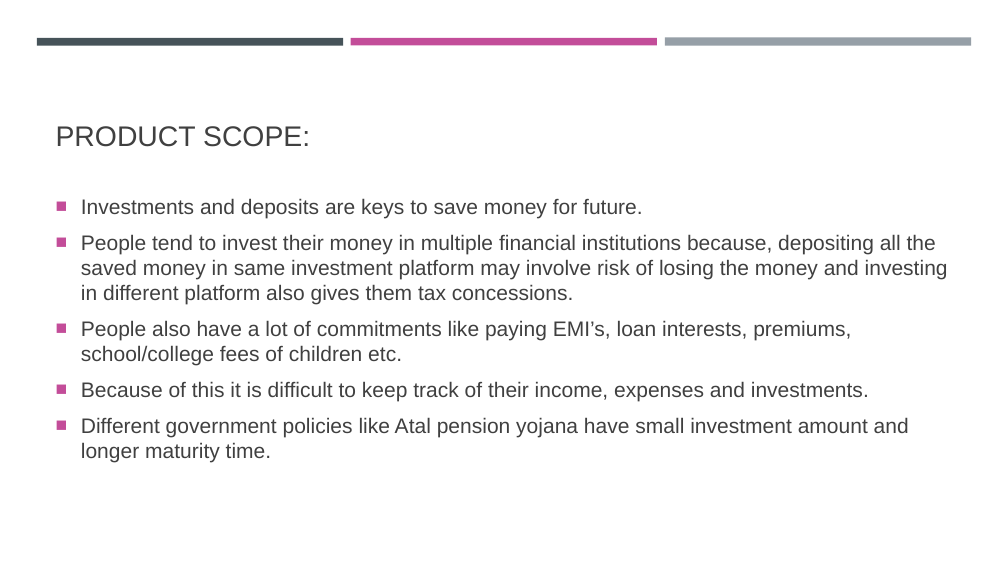
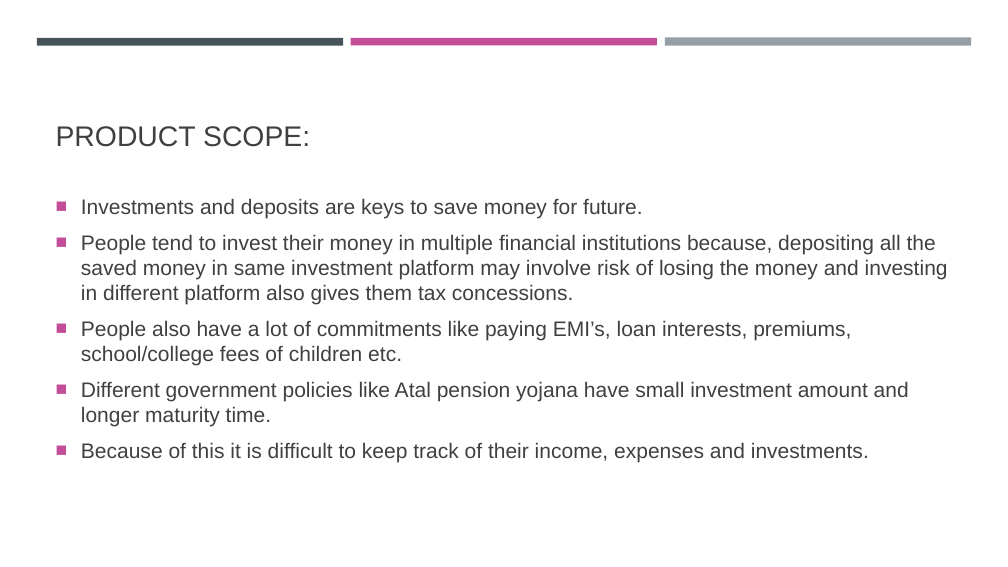
Before and after one commit to ssathyanaray2/Payment_Tracker, a slide deck: slide 2 of finalppt.pptx. Drawn at 1008x567 pixels with LibreOffice and Linux fonts; fonts in the diff are those of the drawing. Boxes give left, top, right and bottom in pixels: in the first picture for what was removed or moved away, otherwise in the second. Text is boxed around its words. In the diff, an @@ line names an element or a change of style, - is before the commit and + after.

```diff
--- a/finalppt.pptx
+++ b/finalppt.pptx
@@ text at [81, 381, 909, 427]: paragraph added @@
+■ Different government policies like Atal pension yojana have small investment amount and longer maturity time.
@@ text at [81, 417, 909, 462]: paragraph removed @@
-■ Different government policies like Atal pension yojana have small investment amount and longer maturity time.
```
Also in this commit, not shown: 1 other slide changed, 1 other file.
